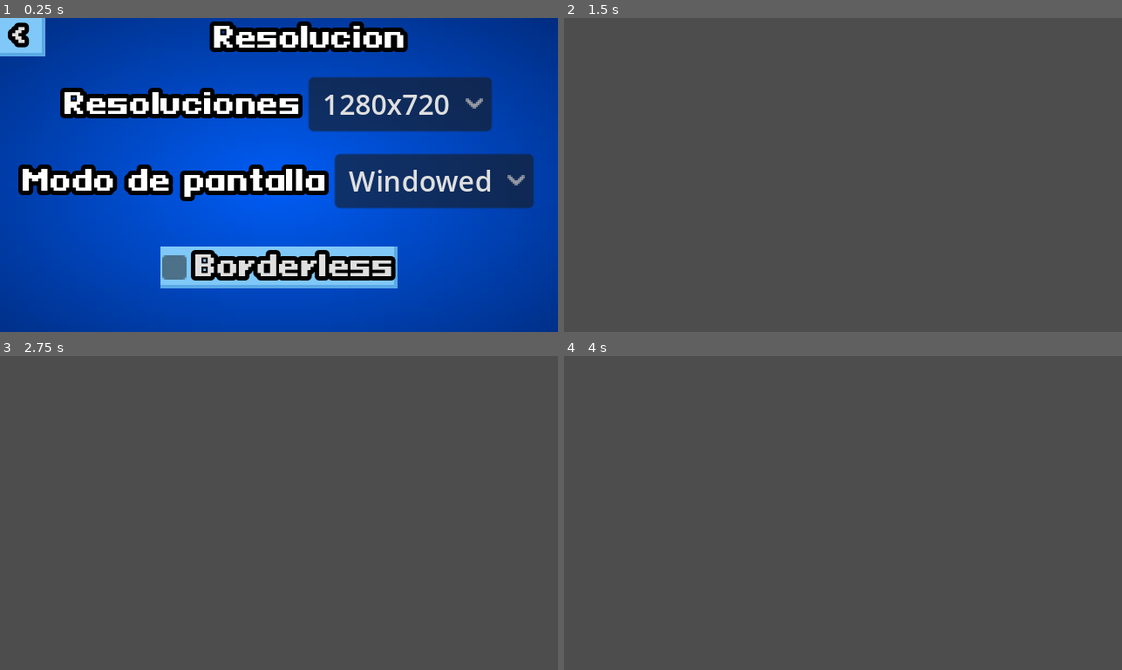
Above: before the commit, frames 1-4 (two rows, left to right).
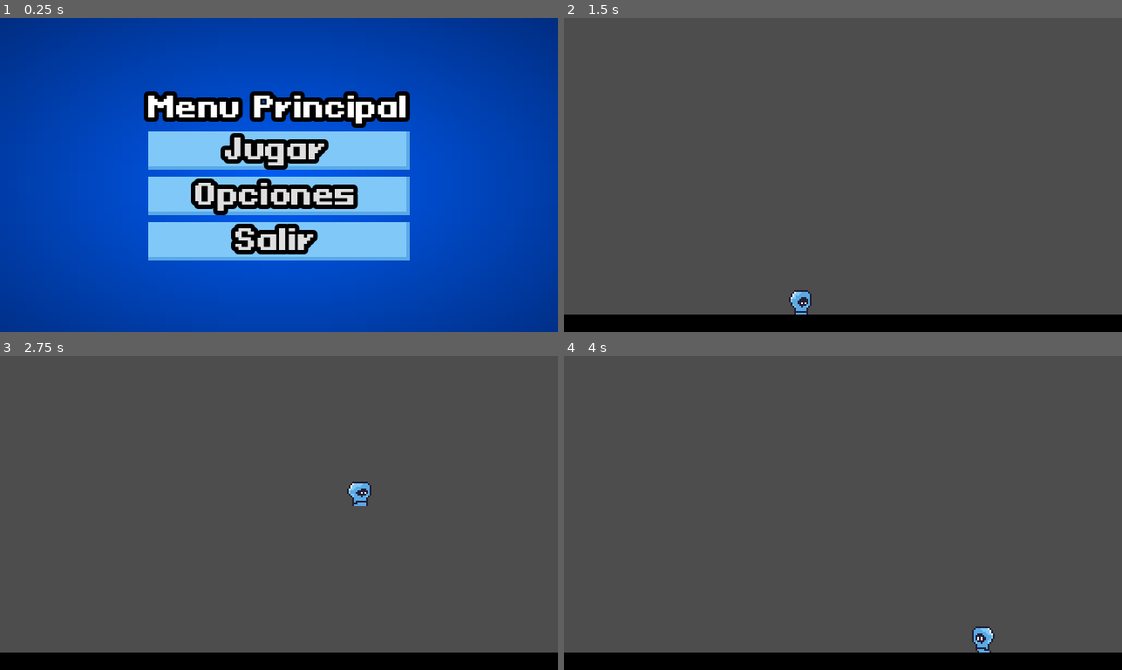
Above: after the commit, the same moments.

Repository: Alexoga9/Lame_Jam
Game: Godot game, scene res://Menu UI/Menu Principal/menu_principal.tscn
Two runs of this game, one before a commit and one after it. Both use one fixed random seed, a clock stepped at 60 frames per second and the inputs below.
Inputs (mouse positions are in pixels of both pictures, inside the frame that each line leads up to):
- Up to frame 1 (0.25 s): no input
- Up to frame 2 (1.5 s): click (843, 149) at 0.5 s, where only the run after the commit has a clickable "Jugar"; click (586, 36) at 1.25 s, where only the run before the commit has a clickable "<"
- Up to frame 3 (2.75 s): hold D (mover_derecha) from 2.03 s (still down); tap Space (saltar) at 2.27 s
- Up to frame 4 (4 s): tap Space (saltar) at 3.02 s; release D (mover_derecha) at 3.53 s; hold A (mover_izquierda) from 3.53 s (still down)

The runs differ from the first frame. In frame 1, 39% of the frame differs, in the area x 0-96%, y 0-87%; in frame 2, 5.8%; in frame 3, 5.8%; in frame 4, 5.8%.

Commit message:
Composición
Vinculación de las escenas:
Menu
Pausa
Mundo de prueba
Para su demostración

Diff:
--- a/Jugador/bubblemancer.tscn
+++ b/Jugador/bubblemancer.tscn
@@ -110,4 +110,4 @@
 unique_name_in_owner = true
 sprite_frames = SubResource("SpriteFrames_n2bdi")
 animation = &"Idle"
-frame_progress = 0.844291
+frame_progress = 0.930306
--- a/Jugador/mundo_prueba.tscn
+++ b/Jugador/mundo_prueba.tscn
@@ -1,6 +1,7 @@
-[gd_scene load_steps=6 format=3 uid="uid://btiycbts4icfn"]
+[gd_scene load_steps=7 format=3 uid="uid://btiycbts4icfn"]
 
 [ext_resource type="PackedScene" uid="uid://7slf76pp6ve8" path="res://Jugador/bubblemancer.tscn" id="1_e26fo"]
+[ext_resource type="PackedScene" uid="uid://drieqv0q3qej6" path="res://Menu UI/Pausa/pausa.tscn" id="2_pdgpf"]
 
 [sub_resource type="PhysicsMaterial" id="PhysicsMaterial_jg4g2"]
 
@@ -12,7 +13,7 @@
 [sub_resource type="GradientTexture2D" id="GradientTexture2D_avi2x"]
 gradient = SubResource("Gradient_lissy")
 
-[node name="Mundo prueba" type="Node2D"]
+[node name="Mundo prueba" type="Node"]
 
 [node name="StaticBody2D" type="StaticBody2D" parent="."]
 position = Vector2(131, 170)
@@ -30,3 +31,6 @@
 position = Vector2(136, 24)
 velocidad = 100.0
 salto = -400.0
+
+[node name="Pausa" parent="." instance=ExtResource("2_pdgpf")]
+visible = false
--- a/Menu UI/Menu Principal/menu_principal.gd
+++ b/Menu UI/Menu Principal/menu_principal.gd
@@ -2,7 +2,7 @@
 
 
 func _on_jugar_pressed():
-	get_tree().change_scene_to_file("res://Mundo/mundo.tscn")
+	get_tree().change_scene_to_file("res://Jugador/mundo_prueba.tscn")
 
 
 func _on_opciones_pressed():
--- a/Menu UI/Menu Principal/menu_principal.tscn
+++ b/Menu UI/Menu Principal/menu_principal.tscn
@@ -26,7 +26,6 @@
 
 [node name="Menu Principal" type="Panel" parent="."]
 unique_name_in_owner = true
-visible = false
 layout_mode = 1
 anchors_preset = 15
 anchor_right = 1.0
@@ -195,6 +194,7 @@
 
 [node name="Resolucion" type="Panel" parent="."]
 unique_name_in_owner = true
+visible = false
 visibility_layer = 2
 layout_mode = 1
 anchors_preset = 15
--- a/Menu UI/Pausa/MenuPausa.gd
+++ b/Menu UI/Pausa/MenuPausa.gd
@@ -1,10 +1,26 @@
-extends Node
+extends Control
 
 var pausa = true
 
 
-func _physics_process(delta):
+func _physics_process(_delta):
+	pausar()
+	escape()
+
+
+func pausar():
+		Engine.time_scale = pausa
+		self.visible = !pausa
+
+
+func escape():
 	if Input.is_action_just_pressed("Escape"):
 		pausa = !pausa
-		Engine.time_scale = pausa
-		self.visible = !pausa
+
+
+func _on_continuar_pressed():
+	pausa = !pausa
+
+
+func _on_salir_al_menu_pressed():
+	get_tree().change_scene_to_file("res://Menu UI/Menu Principal/menu_principal.tscn")
--- a/Menu UI/Pausa/pausa.tscn
+++ b/Menu UI/Pausa/pausa.tscn
@@ -9,21 +9,37 @@
 anchor_bottom = 1.0
 grow_horizontal = 2
 grow_vertical = 2
-color = Color(0.36654, 0.177999, 0.289207, 1)
+color = Color(1, 0.388235, 0.572549, 0.517647)
 script = ExtResource("1_068xl")
 
-[node name="Label" type="Label" parent="."]
+[node name="VBoxContainer" type="VBoxContainer" parent="."]
 layout_mode = 1
-anchors_preset = 8
-anchor_left = 0.5
-anchor_top = 0.5
-anchor_right = 0.5
-anchor_bottom = 0.5
-offset_left = -23.5
-offset_top = -11.5
-offset_right = 23.5
-offset_bottom = 11.5
+anchors_preset = 15
+anchor_right = 1.0
+anchor_bottom = 1.0
 grow_horizontal = 2
 grow_vertical = 2
+
+[node name="Label" type="Label" parent="VBoxContainer"]
+layout_mode = 2
+size_flags_horizontal = 4
+size_flags_vertical = 0
 theme = ExtResource("2_wnb8o")
 text = "Pausa"
+
+[node name="Continuar" type="Button" parent="VBoxContainer"]
+layout_mode = 2
+size_flags_horizontal = 4
+size_flags_vertical = 6
+theme = ExtResource("2_wnb8o")
+text = " Continuar"
+
+[node name="Salir al menu" type="Button" parent="VBoxContainer"]
+layout_mode = 2
+size_flags_horizontal = 4
+size_flags_vertical = 2
+theme = ExtResource("2_wnb8o")
+text = " Salir al menu "
+
+[connection signal="pressed" from="VBoxContainer/Continuar" to="." method="_on_continuar_pressed"]
+[connection signal="pressed" from="VBoxContainer/Salir al menu" to="." method="_on_salir_al_menu_pressed"]
